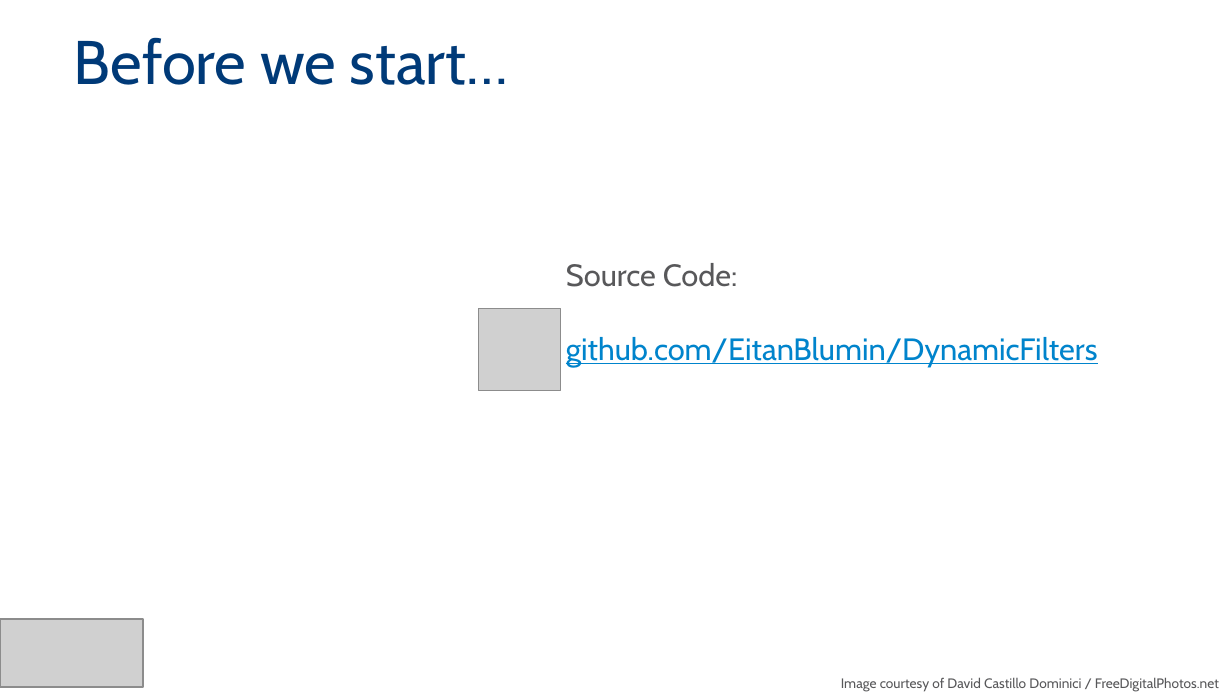
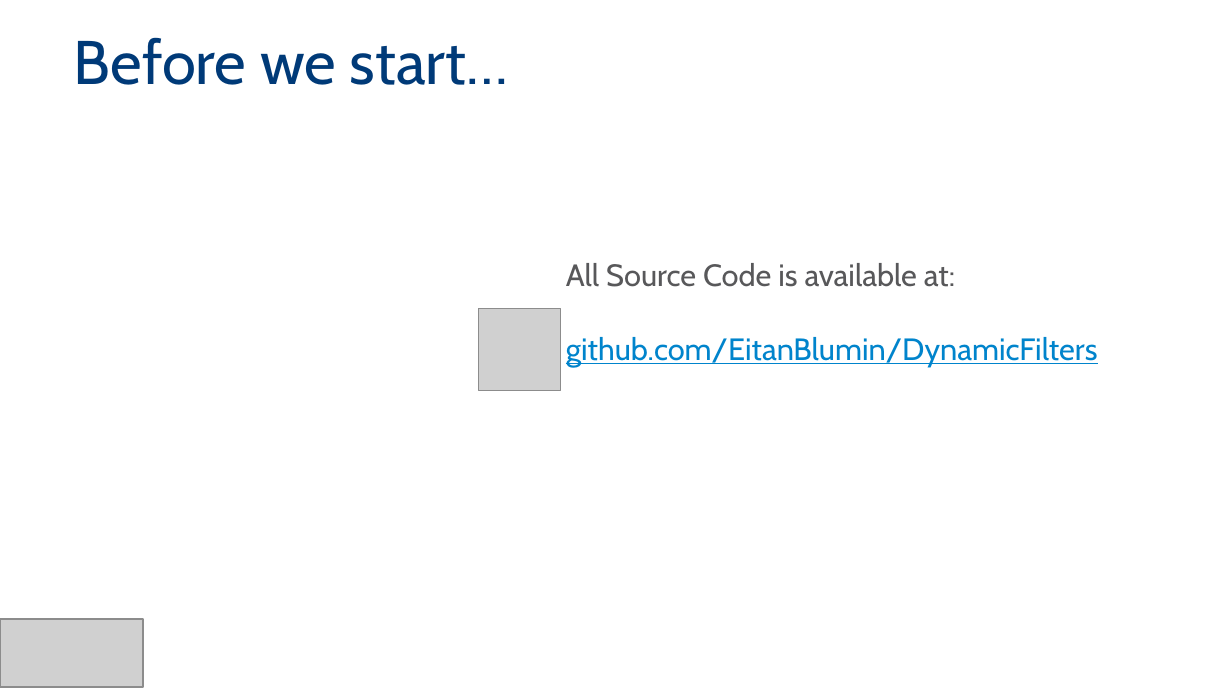
Before and after one commit to MadeiraData/DynamicFilters, a slide deck: slide 4 of DynamicFilters2.pptx. Drawn at 1232x693 pixels with LibreOffice and Linux fonts; fonts in the diff are those of the drawing; grey boxes stand for pictures; background and template pictures are left out. Boxes give left, top, right and bottom in pixels: in the first picture for what was removed or moved away, otherwise in the second. Text is boxed around its words. In the diff, an @@ line names an element or a change of style, - is before the commit and + after.

```diff
--- a/DynamicFilters2.pptx
+++ b/DynamicFilters2.pptx
@@ text at (566, 263, 955, 287): text changed @@
-Source Code:
+All Source Code is available at:
@@ text removed at (841, 677, 1219, 692) @@
-Image courtesy of David Castillo Dominici / FreeDigitalPhotos.net
```
Also in this commit, not shown: 8 other slides changed, 12 other files.
